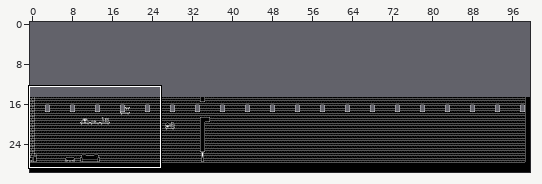
One commit to this Tiled map: assets/levels/level_1.tmx. Above: a wide view before the commit, with the close-up outlined.
Close-up. The starting point:
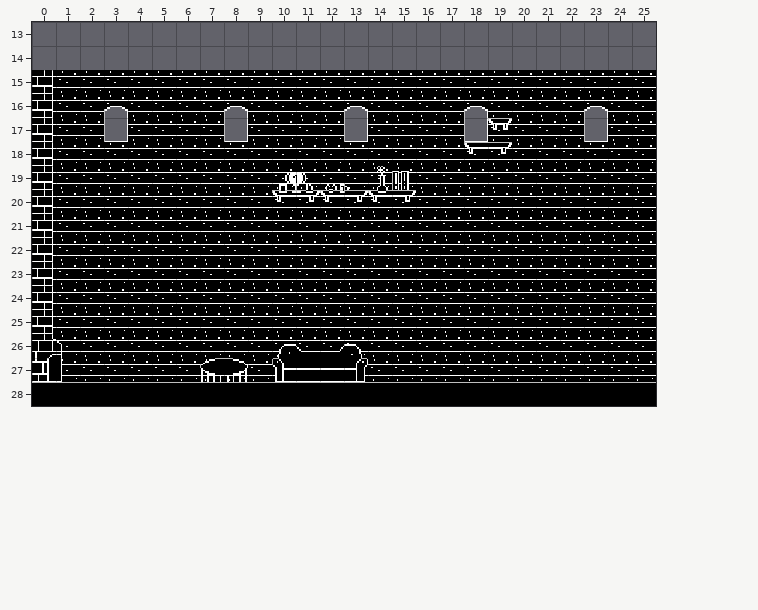
Cells are 16x16 px. Shown: x 0..25, y 13..28. The commit also changed other parts of the map, which this record leaves out. The old version is drawn lined up with the new one.
After the commit:
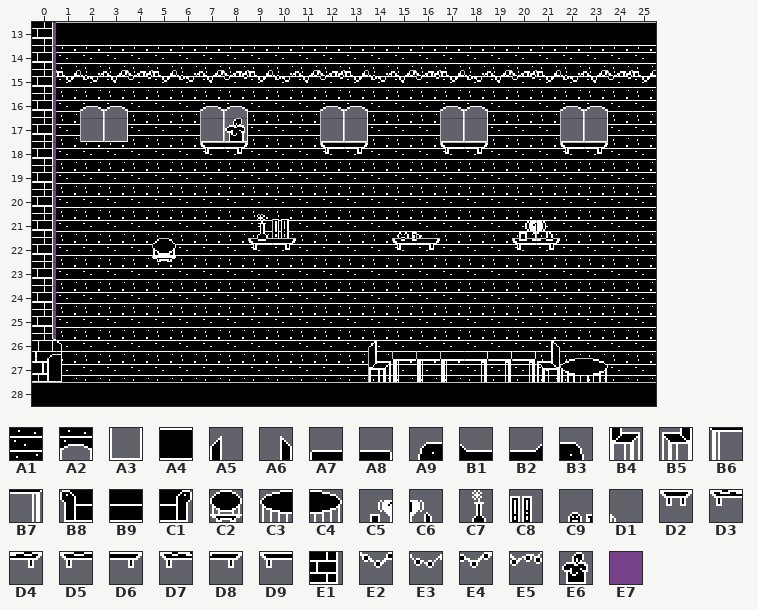
Key: from "tileset": A1 6, A2 8, A3 24, A4 50, A5 96, A6 97, A7 98, A8 99, A9 100, B1 101, B2 102, B3 103, B4 112, B5 113, B6 114, B7 115, B8 116, B9 117, C1 119, C2 129, C3 144, C4 145, C5 146, C6 147, C7 148, C8 149, C9 150, D1 151, D2 153, D3 162, D4 163, D5 164, D6 165, D7 166, D8 167, D9 168, E1 192, E2 215, E3 216, E4 217, E5 218, E6 232, E7 240.
__ is an empty cell.
What changed:
map size 100x15 -> 100x30 cells (old content now starts at 0,15; both pictures use the new coordinates)
Layer "Collision":
There is now tile E7 in rows 13 to 14 at x 0.
Layer "Background":
There is now tile A1 in row 14 at x 1 to 25.
The edit turns tile A1 into tile A2 in row 16 at x 2, 7, 12, 17 and 22.
The edit turns tile A1 into tile A3 in row 17 at x 2, 7, 12, 17 and 22.
The edit erases tile A1 in rows 15 to 26 at x 0.
Layer "Ground":
There is now tile A4 in row 13 at x 1 to 25.
There is now tile A5 in row 26 at x 14.
There is now tile A6 in row 26 at x 21.
There is now tile A7 in row 26 at x 15 to 17.
There is now tile A8 in row 26 at x 18 to 20.
There is now tile B4 in row 27 at x 14.
There is now tile B5 in row 27 at x 21.
There is now tile B6 in row 27 at x 15 to 17.
There is now tile B7 in row 27 at x 18 to 20.
There is now tile C2 in row 22 at x 5.
There is now tile C3 in row 27 at x 22.
There is now tile C4 in row 27 at x 23.
There is now tile C5 in row 21 at x 20.
There is now tile C6 in row 21 at x 21.
There is now tile C7 in row 21 at x 9.
There is now tile C8 in row 21 at x 10.
There is now tile C9 in row 21 at x 15.
There is now tile D1 in row 21 at x 16.
There is now tile D3 in row 22 at x 20.
There is now tile D4 in row 22 at x 21.
There is now tile D5 in row 22 at x 9.
The edit turns tile D9 into tile D6 in row 18 at x 18.
There is now tile D6 in row 18 at x 8, 13 and 23; in row 22 at x 10.
There is now tile D7 in row 22 at x 15.
There is now tile D8 in row 22 at x 16.
There is now tile D9 in row 18 at x 7, 12, 17 and 22.
There is now tile E1 in rows 13 to 14 at x 0.
There is now tile E2 in row 15 at x 1, 5, 9, 13, 17, 21 and 25.
There is now tile E3 in row 15 at x 2, 6, 10, 14, 18 and 22.
There is now tile E4 in row 15 at x 3, 7, 11, 15, 19 and 23.
There is now tile E5 in row 15 at x 4, 8, 12, 16, 20 and 24.
There is now tile E6 in row 17 at x 8.
The edit erases tile A9 in row 26 at x 10.
The edit erases tile B1 in row 26 at x 11.
The edit erases tile B2 in row 26 at x 12.
The edit erases tile B3 in row 26 at x 13.
The edit erases tile B8 in row 27 at x 10.
The edit erases tile B9 in row 27 at x 11 to 12.
The edit erases tile C1 in row 27 at x 13.
The edit erases tile C3 in row 27 at x 7.
The edit erases tile C4 in row 27 at x 8.
The edit erases tile C5 in row 19 at x 10.
The edit erases tile C6 in row 19 at x 11.
The edit erases tile C7 in row 19 at x 14.
The edit erases tile C8 in row 19 at x 15.
The edit erases tile C9 in row 19 at x 12.
The edit erases tile D1 in row 19 at x 13.
The edit erases tile D2 in row 17 at x 19.
The edit erases tile D3 in row 20 at x 10.
The edit erases tile D4 in row 20 at x 11.
The edit erases tile D5 in row 20 at x 14.
The edit erases tile D6 in row 18 at x 19; in row 20 at x 15.
The edit erases tile D7 in row 20 at x 12.
The edit erases tile D8 in row 20 at x 13.
Boxes around the changes in both close-ups, in picture pixels (x1, y1, x2, y2):
changed: (32, 22, 656, 382)
